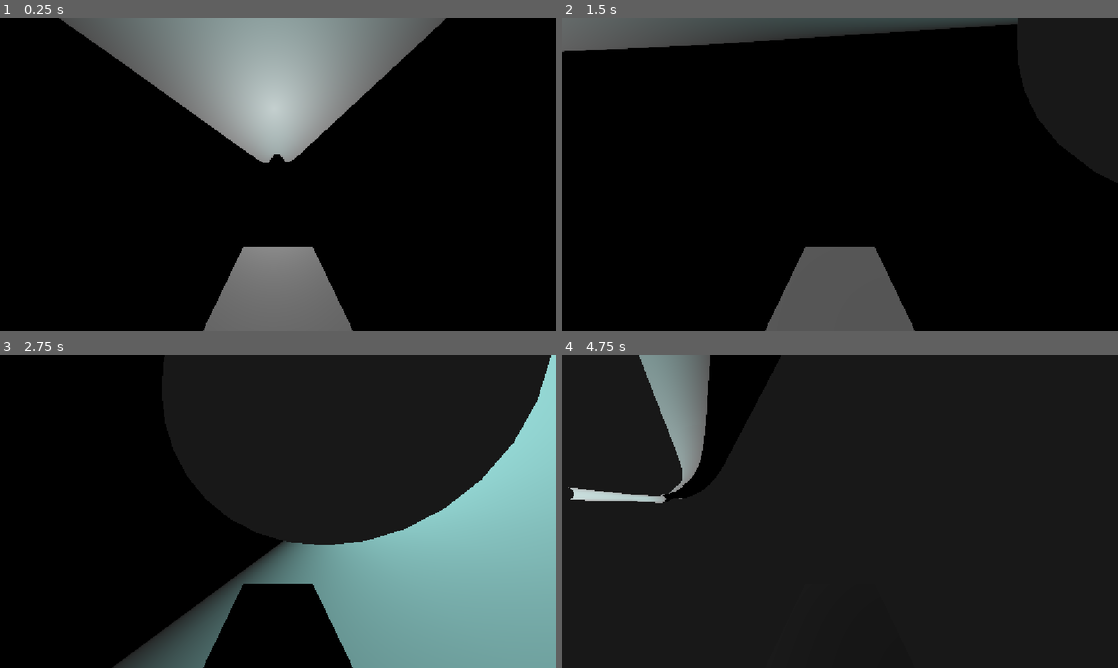
Above: before the commit, frames 1-4 (two rows, left to right).
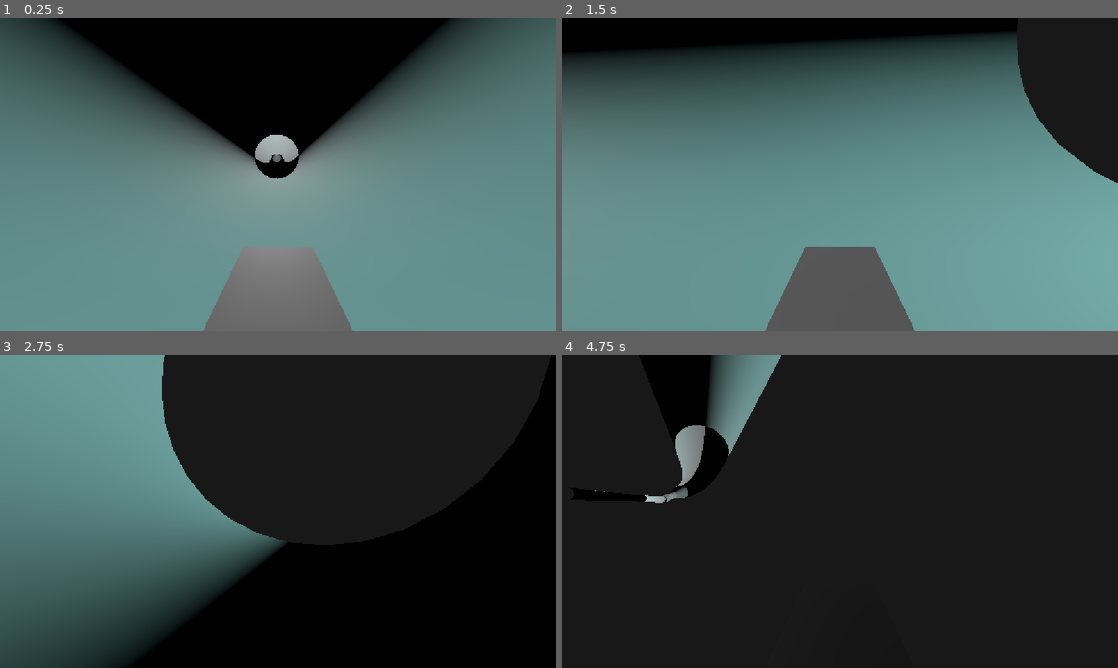
Above: after the commit, the same moments.

Repository: eternaldensity/pipe-survivor
Game: Godot game, scene res://main.tscn
The game is run twice, just before and just after one commit, with the same random seed, the same clock (stepped at 60 frames per second) and the same inputs.
Inputs:
- Up to frame 1 (0.25 s): no input
- Up to frame 2 (1.5 s): hold Right (ui_right) 0.53-1.28 s; hold Down (ui_down) from 1.28 s (still down)
- Up to frame 3 (2.75 s): release Down (ui_down) at 2.03 s; hold Right (ui_right) from 2.03 s (still down)
- Up to frame 4 (4.75 s): release Right (ui_right) at 2.78 s; hold Up (ui_up) 2.78-3.53 s; hold Left (ui_left) from 3.53 s (still down); tap Enter at 4.25 s

The runs differ from the first frame. In frame 1, 93% of the frame differs, in the area x 0-100%, y 0-100%; in frame 2, 86%; in frame 3, 61%; in frame 4, 5.3%.

Commit message:
Revert "Flip straight pipe normals inward for consistent interior lighting"
This reverts commit 886ef383e464e2159305e7cb6c2a098fbfed0d9c.

Diff:
--- a/straight_pipe_section.gd
+++ b/straight_pipe_section.gd
@@ -19,16 +19,7 @@
 	m.radial_segments = PipeSection.RING_SEGMENTS
 	m.cap_top       = false
 	m.cap_bottom    = false
-
-	# CylinderMesh normals point outward; the vehicle views the pipe from the
-	# inside, so flip them to point inward for consistent lighting with bends.
-	var st := SurfaceTool.new()
-	st.create_from(m, 0)
-	# Regenerate normals pointing inward (opposite the default outward ones).
-	st.generate_normals(true)
-	var am := st.commit()
-	mesh_instance.mesh = am
-
+	mesh_instance.mesh = m
 	mesh_instance.create_trimesh_collision()
 	# this auto-generates a StaticBody3D with correct collision as a sibling
 	await get_tree().process_frame  # let the child node appear
